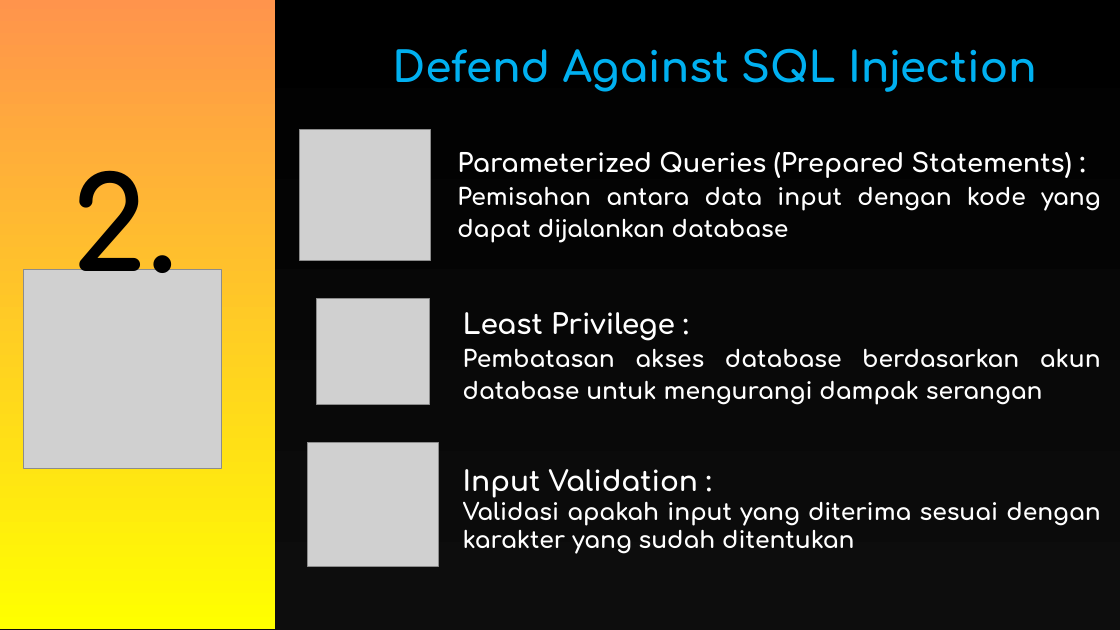
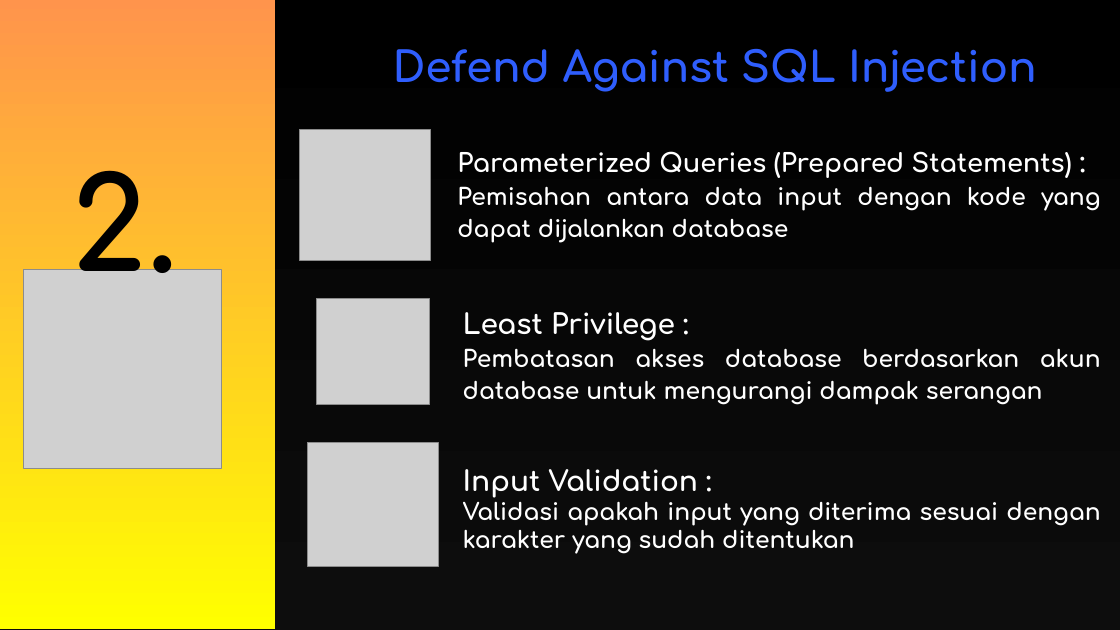
Before and after one commit to Fhreiz77/Watson-Scroll-Fesnuk-, a slide deck: slide 14 of John/PPT_Keamanan_Data.pptx. Drawn at 1120x630 pixels with LibreOffice and Linux fonts; fonts in the diff are those of the drawing; grey boxes stand for pictures; background and template pictures are left out. Boxes give left, top, right and bottom in pixels: in the first picture for what was removed or moved away, otherwise in the second. Text is boxed around its words. In the diff, an @@ line names an element or a change of style, - is before the commit and + after.

```diff
--- a/John/PPT_Keamanan_Data.pptx
+++ b/John/PPT_Keamanan_Data.pptx
@@ text "Defend Against SQL Injection" at [393,48,1037,92]: text colour gradient #00B0F0 to #00F0E0 to gradient #2F5EFD to #00B0F0 @@
```
Also in this commit, not shown: 4 other slides changed, 2 slides added, 1 slide removed.
